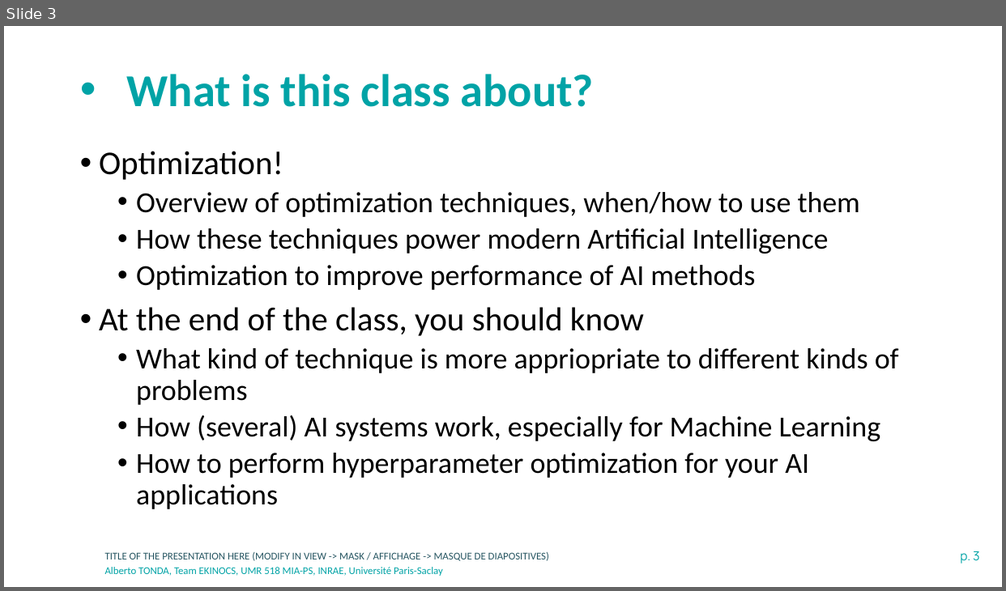
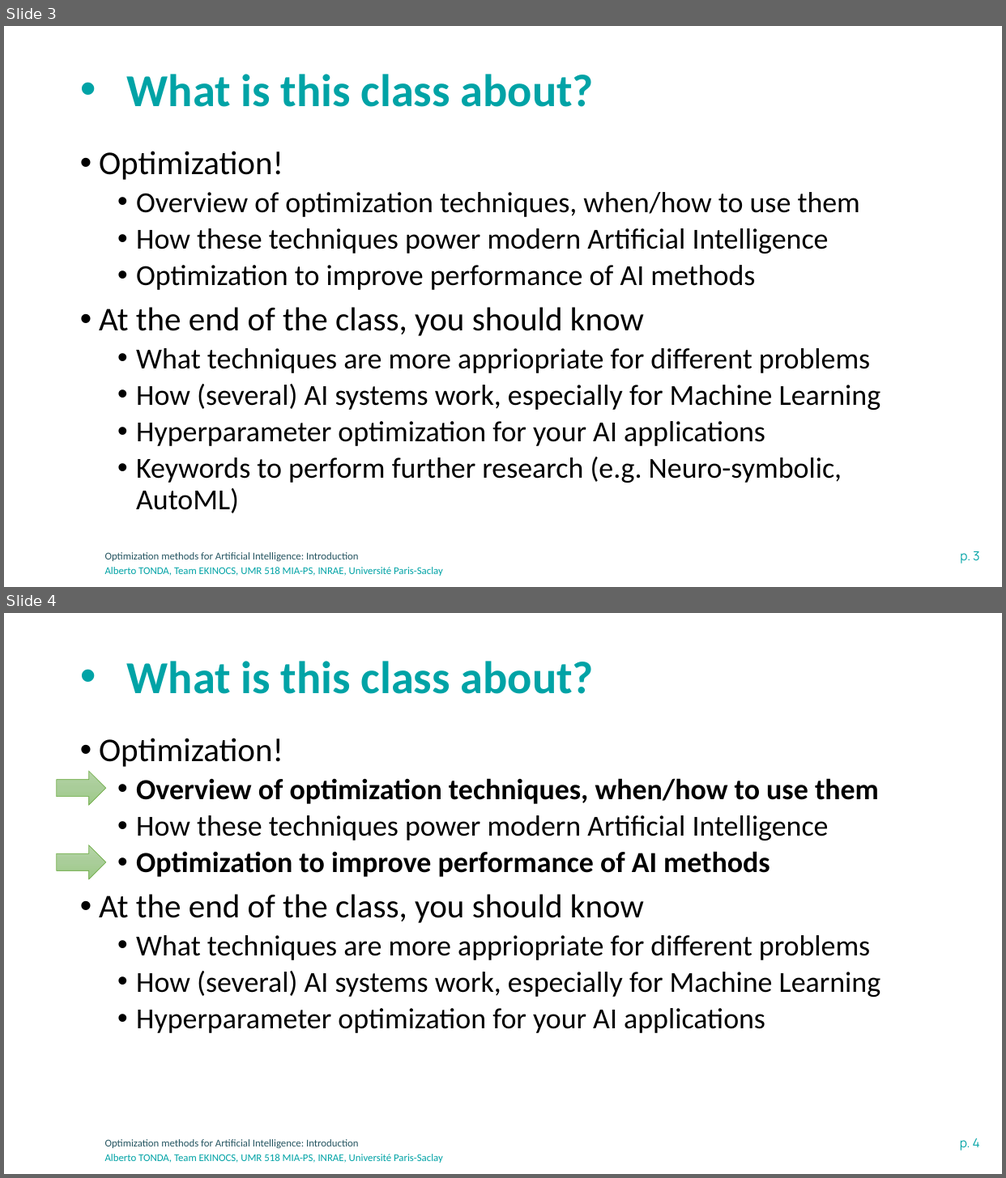
Before and after one commit to albertotonda/teaching, a slide deck: optimization-methods-for-artificial-intelligence/introduction.pptx. Shown one above the other, each under a label of ours: slide 3 before the commit, slides 3 and 4 after it. The pictures are 1006x591 and 1006x1178 pixels, drawn with LibreOffice and Linux fonts; fonts in the diff are those of the drawing; background and template pictures are left out. Boxes give left, top, right and bottom in pixels: in the first picture for what was removed or moved away, otherwise in the second. Text is boxed around its words. In the diff, an @@ line names an element or a change of style, - is before the commit and + after.

```diff
--- a/optimization-methods-for-artificial-intelligence/introduction.pptx
+++ b/optimization-methods-for-artificial-intelligence/introduction.pptx
@@ slide 4 added at [4,613,1002,1174], background #FFFFFF; not listed: 3 template elements that a slide beside it also shows @@
@@ title added at [127,661,594,694], 44 pt, text #00A3A6, bold @@
+• What is this class about?
@@ text added at [99,738,880,1033], 28 pt, text #000000 @@
+• Optimization!
+  • Overview of optimization techniques, when/how to use them
+  • How these techniques power modern Artificial Intelligence
+  • Optimization to improve performance of AI methods
+• At the end of the class, you should know
+  • What techniques are more appriopriate for different problems
+  • How (several) AI systems work, especially for Machine Learning
+  • Hyperparameter optimization for your AI applications
@@ right arrow added at [57,771,106,805], fill gradient #B5D5A7 to #AACE9A to #9CC987, outline #70AD47 0.5 pt @@
@@ right arrow added at [57,845,106,879], fill gradient #B5D5A7 to #AACE9A to #9CC987, outline #70AD47 0.5 pt @@
@@ slide 3 changed as well @@
@@ text at [136,348,870,373]: text changed @@
-  • What kind of technique is more appriopriate to different kinds of problems
+  • What techniques are more appriopriate for different problems
@@ text at [136,421,842,514]: text changed @@
-  • How to perform hyperparameter optimization for your AI applications
+  • Hyperparameter optimization for your AI applications
+  • Keywords to perform further research (e.g. Neuro-symbolic, AutoML)
@@ text at [105,552,359,561]: text changed @@
-TITLE OF THE PRESENTATION HERE (MODIFY IN VIEW -> MASK / AFFICHAGE -> MASQUE DE DIAPOSITIVES)
+Optimization methods for Artificial Intelligence: Introduction
```
Also in this commit, not shown: 11 other slides changed, 10 other slides added, 4 other files.
